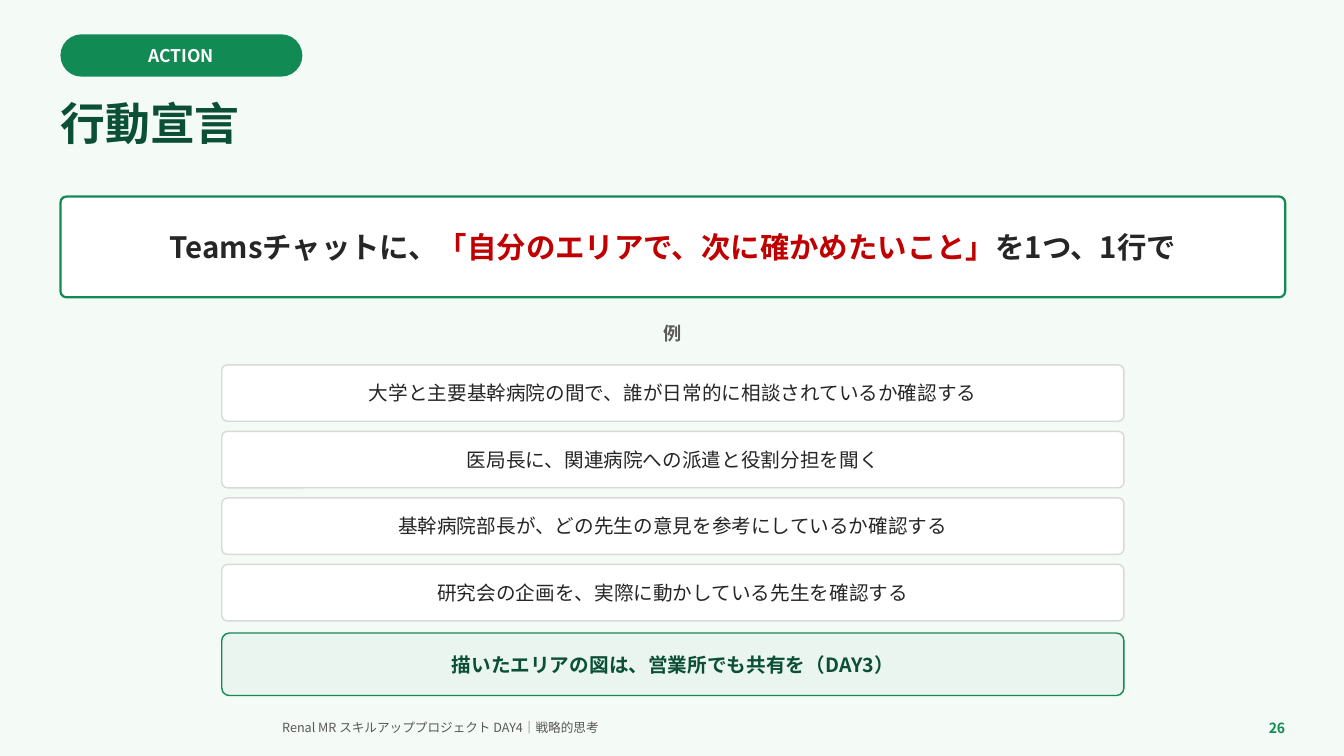
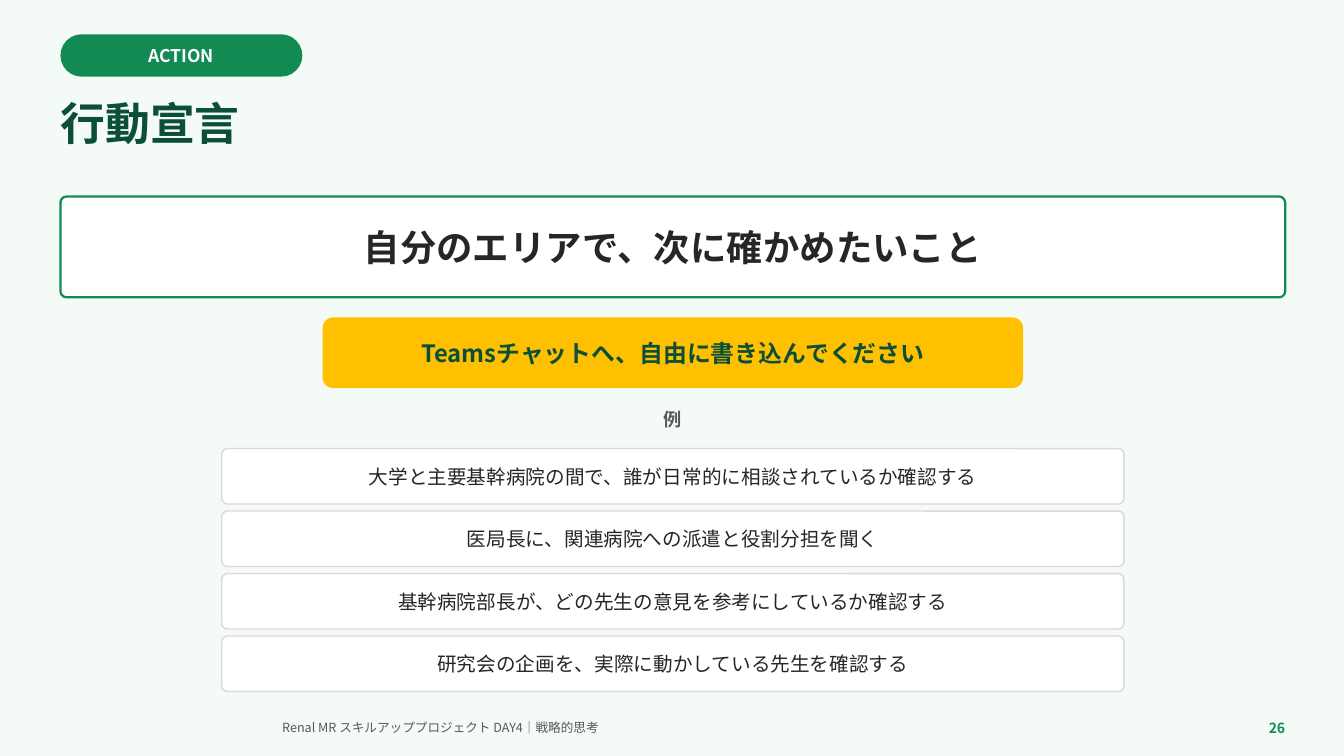
Before and after one commit to TAKUYA-1187/Claude, a slide deck: slide 26 of novartis_training/DAY4_ちょっと分かるだけで世界が変わる.pptx. Drawn at 1344x756 pixels with LibreOffice and Linux fonts; fonts in the diff are those of the drawing; background and template pictures are left out. Boxes give left, top, right and bottom in pixels: in the first picture for what was removed or moved away, otherwise in the second. Text is boxed around its words. In the diff, an @@ line names an element or a change of style, - is before the commit and + after.

```diff
--- a/novartis_training/DAY4_ちょっと分かるだけで世界が変わる.pptx
+++ b/novartis_training/DAY4_ちょっと分かるだけで世界が変わる.pptx
@@ text in rounded rectangle at bbox=[364, 230, 982, 265]: text changed; size 21 to 26 pt; text colour #C00000 to #262626 @@
-Teamsチャットに、「自分のエリアで、次に確かめたいこと」を1つ、1行で
+自分のエリアで、次に確かめたいこと
@@ rounded rectangle added at bbox=[323, 318, 1023, 388], fill #FFC000, 17 pt, text #0B4F37, bold @@
+Teamsチャットへ、自由に書き込んでください
@@ text "例": place and size @@
-text "例" at bbox=[664, 325, 682, 342]
+text "例" at bbox=[664, 411, 682, 428]
@@ rounded rectangle "大学と主要基幹病院の間で、誰が日常的に相談されているか確認する": place and size @@
-rounded rectangle "大学と主要基幹病院の間で、誰が日常的に相談されているか確認する" at bbox=[222, 365, 1124, 421]
+rounded rectangle "大学と主要基幹病院の間で、誰が日常的に相談されているか確認する" at bbox=[222, 449, 1124, 504]
@@ rounded rectangle removed at bbox=[222, 498, 1124, 555] @@
-基幹病院部長が、どの先生の意見を参考にしているか確認する
@@ rounded rectangle "医局長に、関連病院への派遣と役割分担を聞く": place and size @@
-rounded rectangle "医局長に、関連病院への派遣と役割分担を聞く" at bbox=[222, 432, 1124, 488]
+rounded rectangle "医局長に、関連病院への派遣と役割分担を聞く" at bbox=[222, 511, 1124, 567]
@@ rounded rectangle "基幹病院部長が、どの先生の意見を参考にしているか確認する": place and size @@
-rounded rectangle "基幹病院部長が、どの先生の意見を参考にしているか確認する" at bbox=[222, 565, 1124, 621]
+rounded rectangle "基幹病院部長が、どの先生の意見を参考にしているか確認する" at bbox=[222, 574, 1124, 629]
@@ text in rounded rectangle at bbox=[398, 592, 947, 611]: text changed @@
-研究会の企画を、実際に動かしている先生を確認する
+基幹病院部長が、どの先生の意見を参考にしているか確認する
@@ rounded rectangle "研究会の企画を、実際に動かしている先生を確認する": place and size @@
-rounded rectangle "研究会の企画を、実際に動かしている先生を確認する" at bbox=[222, 633, 1124, 696]
+rounded rectangle "研究会の企画を、実際に動かしている先生を確認する" at bbox=[222, 636, 1124, 692]
@@ rounded rectangle "研究会の企画を、実際に動かしている先生を確認する" at bbox=[222, 636, 1124, 692]: fill #E9F5EE to #FFFFFF; outline #128A54 1 pt to #D9D9D9 1 pt; proportions changed @@
@@ text in rounded rectangle at bbox=[437, 654, 908, 673]: text changed; text colour #0B4F37 to #262626; bold off @@
-描いたエリアの図は、営業所でも共有を（DAY3）
+研究会の企画を、実際に動かしている先生を確認する
```
Also in this commit, not shown: 18 other slides changed, 2 other files.
